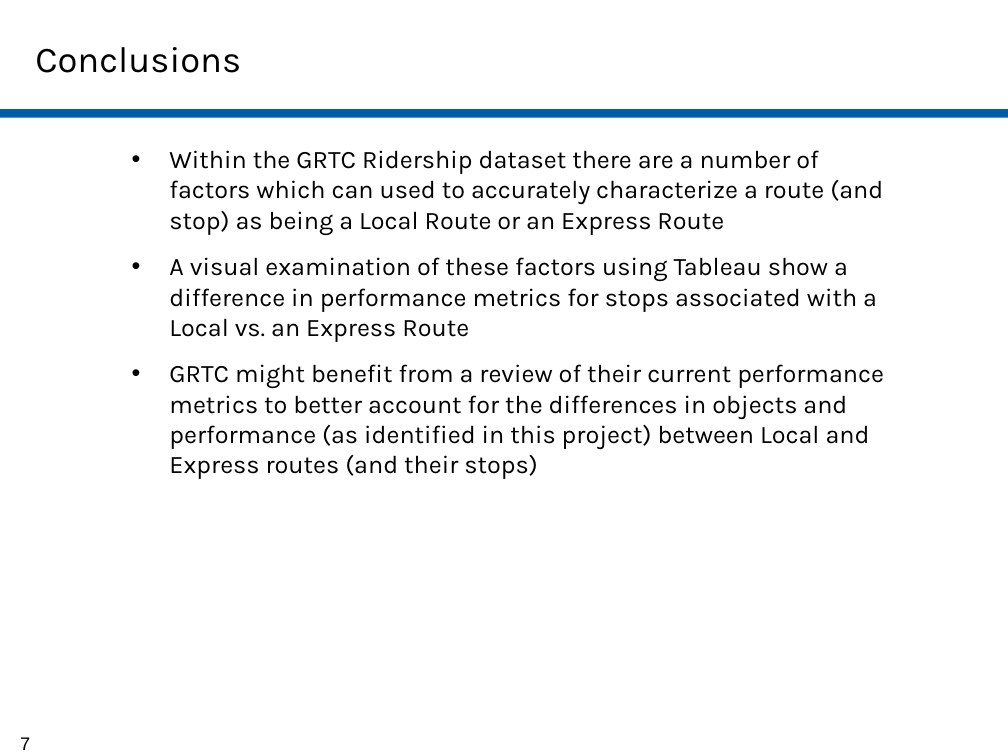
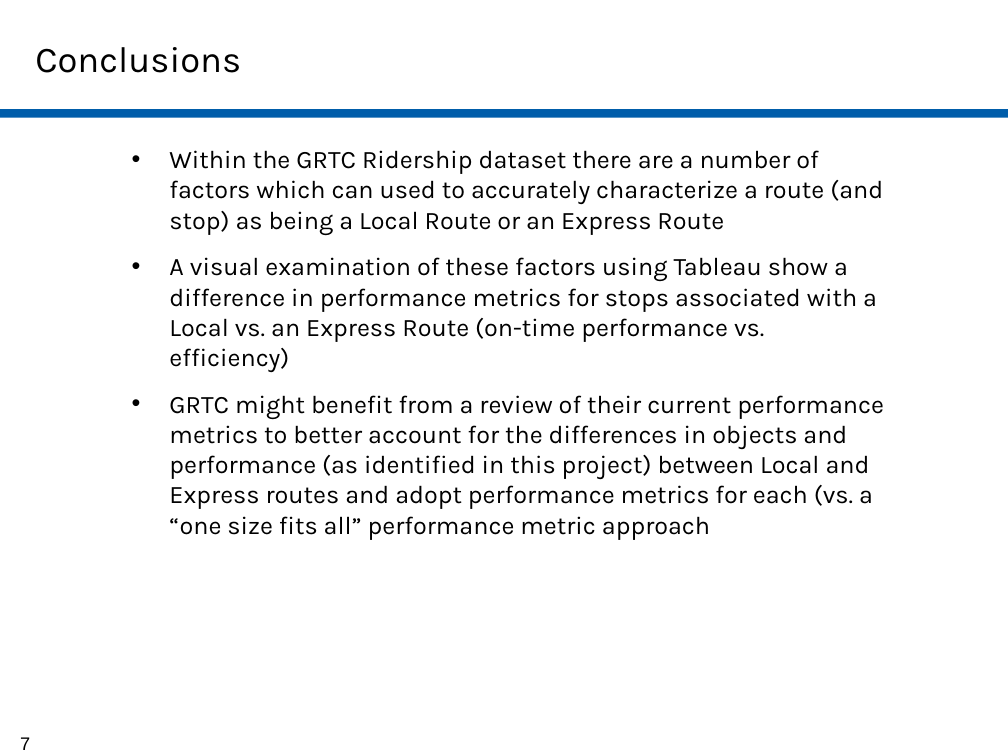
Before and after one commit to jamie-miller-rva/GRTC-Analysis, a slide deck: slide 7 of GRTC Project.pptx. Drawn at 1008x756 pixels with LibreOffice and Linux fonts; fonts in the diff are those of the drawing. Boxes give left, top, right and bottom in pixels: in the first picture for what was removed or moved away, otherwise in the second. Text is boxed around its words. In the diff, an @@ line names an element or a change of style, - is before the commit and + after.

Commit message:
updated presentation for WED

```diff
--- a/GRTC Project.pptx
+++ b/GRTC Project.pptx
@@ text at box(169, 257, 884, 540): text changed @@
-• A visual examination of these factors using Tableau show a difference in performance metrics for stops associated with a Local vs. an Express Route
-• GRTC might benefit from a review of their current performance metrics to better account for the differences in objects and performance (as identified in this project) between Local and Express routes (and their stops)
+• A visual examination of these factors using Tableau show a difference in performance metrics for stops associated with a Local vs. an Express Route (on-time performance vs. efficiency)
+• GRTC might benefit from a review of their current performance metrics to better account for the differences in objects and performance (as identified in this project) between Local and Express routes and adopt performance metrics for each (vs. a “one size fits all” performance metric approach
```
Also in this commit, not shown: 1 other slide changed.
